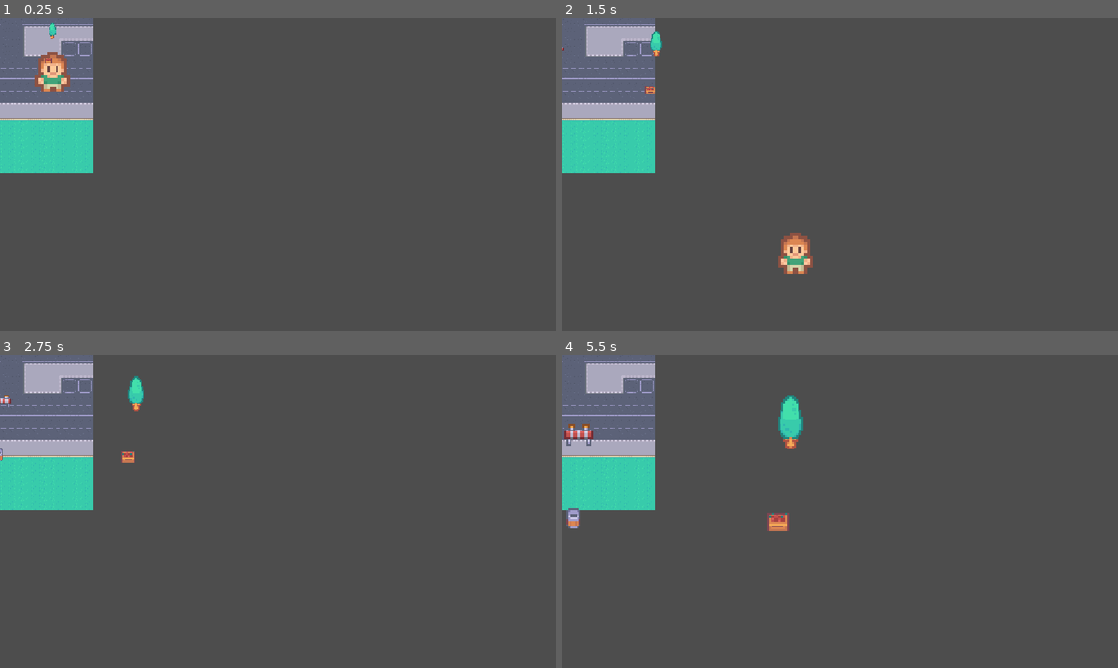
Above: before the commit, frames 1-4 (two rows, left to right).
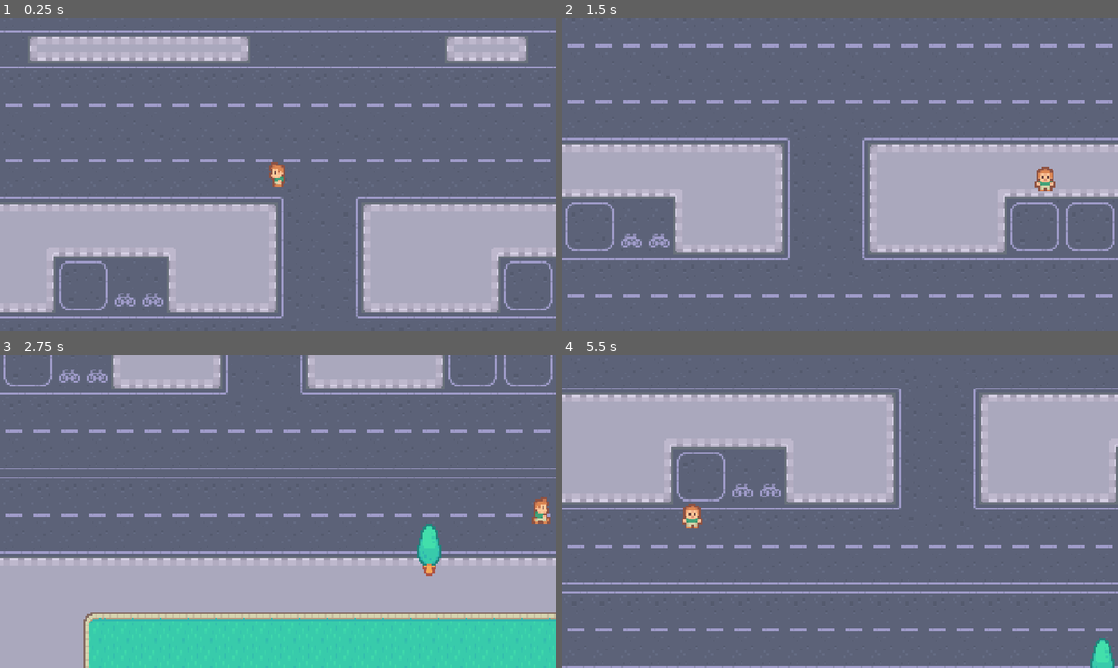
Above: after the commit, the same moments.

Repository: Zljtling/Study
Game: Godot game, scene res://scenes/game.tscn
Same seed, same stepped clock (60 frames per second), same inputs: the game is played once before the commit and once after it.
Inputs:
- Up to frame 1 (0.25 s): no input
- Up to frame 2 (1.5 s): hold Right (right, bound only after the commit) 0.53-1.28 s; tap Space (confirm, bound only after the commit) at 0.6, 1.35 s; hold Down (down, bound only after the commit) from 1.28 s (still down)
- Up to frame 3 (2.75 s): release Down (down, bound only after the commit) at 2.03 s; hold Right (right, bound only after the commit) from 2.03 s (still down); tap Space (confirm, bound only after the commit) at 2.1 s
- Up to frame 4 (5.5 s): release Right (right, bound only after the commit) at 2.78 s; hold Up (up, bound only after the commit) 2.78-3.53 s; tap Space (confirm, bound only after the commit) every 0.75 s from 2.85 to 5.1 s; hold Left (left, bound only after the commit) 3.53-5.03 s; hold Down (down, bound only after the commit) from 5.03 s (still down)

The runs differ from the first frame. In frame 1, 97% of the frame differs, in the area x 0-100%, y 0-100%; in frame 2, 97%; in frame 3, 97%; in frame 4, 98%.

Commit message:
Sync files 2026-10-29 20:19:22

Diff:
--- a/learningplan2026/Godot/01_Frogger/青蛙过河/project.godot
+++ b/learningplan2026/Godot/01_Frogger/青蛙过河/project.godot
@@ -17,12 +17,47 @@
 
 [display]
 
+window/size/viewport_width=1280
+window/size/viewport_height=720
 window/stretch/mode="canvas_items"
 window/stretch/aspect="expand"
+
+[input]
+
+left={
+"deadzone": 0.2,
+"events": [Object(InputEventKey,"resource_local_to_scene":false,"resource_name":"","device":-1,"window_id":0,"alt_pressed":false,"shift_pressed":false,"ctrl_pressed":false,"meta_pressed":false,"pressed":false,"keycode":0,"physical_keycode":4194319,"key_label":0,"unicode":0,"location":0,"echo":false,"script":null)
+, Object(InputEventKey,"resource_local_to_scene":false,"resource_name":"","device":-1,"window_id":0,"alt_pressed":false,"shift_pressed":false,"ctrl_pressed":false,"meta_pressed":false,"pressed":false,"keycode":0,"physical_keycode":65,"key_label":0,"unicode":97,"location":0,"echo":false,"script":null)
+]
+}
+up={
+"deadzone": 0.2,
+"events": [Object(InputEventKey,"resource_local_to_scene":false,"resource_name":"","device":-1,"window_id":0,"alt_pressed":false,"shift_pressed":false,"ctrl_pressed":false,"meta_pressed":false,"pressed":false,"keycode":0,"physical_keycode":4194320,"key_label":0,"unicode":0,"location":0,"echo":false,"script":null)
+, Object(InputEventKey,"resource_local_to_scene":false,"resource_name":"","device":-1,"window_id":0,"alt_pressed":false,"shift_pressed":false,"ctrl_pressed":false,"meta_pressed":false,"pressed":false,"keycode":0,"physical_keycode":87,"key_label":0,"unicode":119,"location":0,"echo":false,"script":null)
+]
+}
+right={
+"deadzone": 0.2,
+"events": [Object(InputEventKey,"resource_local_to_scene":false,"resource_name":"","device":-1,"window_id":0,"alt_pressed":false,"shift_pressed":false,"ctrl_pressed":false,"meta_pressed":false,"pressed":false,"keycode":0,"physical_keycode":4194321,"key_label":0,"unicode":0,"location":0,"echo":false,"script":null)
+, Object(InputEventKey,"resource_local_to_scene":false,"resource_name":"","device":-1,"window_id":0,"alt_pressed":false,"shift_pressed":false,"ctrl_pressed":false,"meta_pressed":false,"pressed":false,"keycode":0,"physical_keycode":68,"key_label":0,"unicode":100,"location":0,"echo":false,"script":null)
+]
+}
+down={
+"deadzone": 0.2,
+"events": [Object(InputEventKey,"resource_local_to_scene":false,"resource_name":"","device":-1,"window_id":0,"alt_pressed":false,"shift_pressed":false,"ctrl_pressed":false,"meta_pressed":false,"pressed":false,"keycode":0,"physical_keycode":4194322,"key_label":0,"unicode":0,"location":0,"echo":false,"script":null)
+, Object(InputEventKey,"resource_local_to_scene":false,"resource_name":"","device":-1,"window_id":0,"alt_pressed":false,"shift_pressed":false,"ctrl_pressed":false,"meta_pressed":false,"pressed":false,"keycode":0,"physical_keycode":83,"key_label":0,"unicode":115,"location":0,"echo":false,"script":null)
+]
+}
+confirm={
+"deadzone": 0.2,
+"events": [Object(InputEventKey,"resource_local_to_scene":false,"resource_name":"","device":-1,"window_id":0,"alt_pressed":false,"shift_pressed":false,"ctrl_pressed":false,"meta_pressed":false,"pressed":false,"keycode":0,"physical_keycode":32,"key_label":0,"unicode":32,"location":0,"echo":false,"script":null)
+]
+}
 
 [physics]
 
 3d/physics_engine="Jolt Physics"
+common/physics_interpolation=true
 
 [rendering]
 
--- /dev/null
+++ b/learningplan2026/Godot/01_Frogger/青蛙过河/scenes/game.gd
@@ -0,0 +1,5 @@
+extends Node2D
+
+func _on_finish_area_2d_body_entered(body: Node2D) -> void:
+	print(body)
+	print('has entered')
--- a/learningplan2026/Godot/01_Frogger/青蛙过河/scenes/game.tscn
+++ b/learningplan2026/Godot/01_Frogger/青蛙过河/scenes/game.tscn
@@ -1,16 +1,74 @@
 [gd_scene format=3 uid="uid://d0ykp08emwktn"]
 
 [ext_resource type="Texture2D" uid="uid://co7nqia6qeh2i" path="res://graphics/map.png" id="1_80nbo"]
+[ext_resource type="Script" uid="uid://duu2ximpt3wju" path="res://scenes/game.gd" id="1_lbhrr"]
 [ext_resource type="PackedScene" uid="uid://dxbsc6u1fdd63" path="res://scenes/player.tscn" id="2_yqjtg"]
-[ext_resource type="PackedScene" uid="uid://hxergd3cn1ut" path="res://scenes/objects.tscn" id="3_lnu2h"]
+[ext_resource type="PackedScene" uid="uid://hxergd3cn1ut" path="res://scenes/tree.tscn" id="3_lnu2h"]
+
+[sub_resource type="RectangleShape2D" id="RectangleShape2D_arb1p"]
+size = Vector2(14.000702, 688.00037)
+
+[sub_resource type="RectangleShape2D" id="RectangleShape2D_i7yh3"]
+size = Vector2(414, 12)
+
+[sub_resource type="GDScript" id="GDScript_iywne"]
+script/source = "extends Timer
+"
 
 [node name="Game" type="Node2D" unique_id=224323717]
+script = ExtResource("1_lbhrr")
+metadata/_edit_horizontal_guides_ = [547.0]
 
-[node name="Sprite2D" type="Sprite2D" parent="." unique_id=1462787982]
+[node name="BG" type="Sprite2D" parent="." unique_id=1462787982]
 texture = ExtResource("1_80nbo")
 
 [node name="Player" parent="." unique_id=1187387703 instance=ExtResource("2_yqjtg")]
-position = Vector2(34, 37)
 
-[node name="objects" parent="." unique_id=211957623 instance=ExtResource("3_lnu2h")]
-position = Vector2(-48, -22)
+[node name="Tree" parent="." unique_id=594842612 instance=ExtResource("3_lnu2h")]
+
+[node name="Borders" type="Node2D" parent="." unique_id=548941835]
+
+[node name="StaticBody2D" type="StaticBody2D" parent="Borders" unique_id=518044638]
+position = Vector2(3, 0)
+
+[node name="CollisionShape2D" type="CollisionShape2D" parent="Borders/StaticBody2D" unique_id=129714613]
+position = Vector2(-199, -4)
+rotation = -0.00017834455
+shape = SubResource("RectangleShape2D_arb1p")
+
+[node name="StaticBody2D2" type="StaticBody2D" parent="Borders" unique_id=1236685270]
+position = Vector2(395, 0)
+
+[node name="CollisionShape2D" type="CollisionShape2D" parent="Borders/StaticBody2D2" unique_id=680191843]
+position = Vector2(-199, -4)
+rotation = -0.00017834455
+shape = SubResource("RectangleShape2D_arb1p")
+
+[node name="StaticBody2D3" type="StaticBody2D" parent="Borders" unique_id=14262372]
+position = Vector2(0, 3)
+
+[node name="CollisionShape2D" type="CollisionShape2D" parent="Borders/StaticBody2D3" unique_id=485274762]
+position = Vector2(0, -326)
+shape = SubResource("RectangleShape2D_i7yh3")
+
+[node name="StaticBody2D4" type="StaticBody2D" parent="Borders" unique_id=1138124313]
+position = Vector2(0, 646)
+
+[node name="CollisionShape2D" type="CollisionShape2D" parent="Borders/StaticBody2D4" unique_id=2139766454]
+position = Vector2(0, -326)
+shape = SubResource("RectangleShape2D_i7yh3")
+
+[node name="FinishArea2D" type="Area2D" parent="Borders" unique_id=1498771696]
+
+[node name="CollisionShape2D" type="CollisionPolygon2D" parent="Borders/FinishArea2D" unique_id=1340221978]
+position = Vector2(0, -273)
+polygon = PackedVector2Array(-188, -43, -189, 77, 186, 79, 187, -43)
+
+[node name="Timer" type="Node" parent="." unique_id=1554997785]
+
+[node name="CarTimer" type="Timer" parent="Timer" unique_id=5246889]
+wait_time = 4.0
+autostart = true
+script = SubResource("GDScript_iywne")
+
+[connection signal="body_entered" from="Borders/FinishArea2D" to="." method="_on_finish_area_2d_body_entered"]
--- a/learningplan2026/Godot/01_Frogger/青蛙过河/scenes/objects.gd
+++ /dev/null
@@ -1,6 +0,0 @@
-extends Node2D
-
-@export var growth_speed: float = 0.5
-
-func _process(delta: float) -> void:
-	scale += Vector2.ONE * growth_speed * delta
--- a/learningplan2026/Godot/01_Frogger/青蛙过河/scenes/objects.tscn
+++ /dev/null
@@ -1,26 +0,0 @@
-[gd_scene format=3 uid="uid://hxergd3cn1ut"]
-
-[ext_resource type="Texture2D" uid="uid://cs6po0or2gq83" path="res://graphics/objects/barrier.png" id="1_5uc8s"]
-[ext_resource type="Script" uid="uid://qgh230mbwac1" path="res://scenes/objects.gd" id="1_r5rt6"]
-[ext_resource type="Texture2D" uid="uid://di30ex3585vgt" path="res://graphics/objects/bin.png" id="2_r5rt6"]
-[ext_resource type="Texture2D" uid="uid://cawn1dx1f0dgx" path="res://graphics/objects/box1.png" id="3_56jhf"]
-[ext_resource type="Texture2D" uid="uid://1unpmsgdv63p" path="res://graphics/objects/tree1.png" id="4_ea0f1"]
-
-[node name="objects" type="Node2D" unique_id=211957623]
-script = ExtResource("1_r5rt6")
-
-[node name="barrier" type="Sprite2D" parent="." unique_id=1984778505]
-position = Vector2(22, 50)
-texture = ExtResource("1_5uc8s")
-
-[node name="bin" type="Sprite2D" parent="." unique_id=197338669]
-position = Vector2(19, 96)
-texture = ExtResource("2_r5rt6")
-
-[node name="box1" type="Sprite2D" parent="." unique_id=40461041]
-position = Vector2(132, 98)
-texture = ExtResource("3_56jhf")
-
-[node name="tree1" type="Sprite2D" parent="." unique_id=433775844]
-position = Vector2(139, 43)
-texture = ExtResource("4_ea0f1")
--- a/learningplan2026/Godot/01_Frogger/青蛙过河/scenes/player.gd
+++ b/learningplan2026/Godot/01_Frogger/青蛙过河/scenes/player.gd
@@ -1,7 +1,23 @@
-extends Node2D
+extends CharacterBody2D
 
 var direction: Vector2 = Vector2(1,1)
-var speed: int = 5
+var speed: int = 200
 
 func _physics_process(delta: float) -> void:
-	position += direction * speed
+	direction = Input.get_vector("left","right","up",'down')
+	velocity = direction * speed
+	animation()
+	move_and_slide()
+
+	if Input.is_action_just_pressed("confirm"):
+		print("something")
+
+func animation():
+	if direction:
+		$AnimatedSprite2D.flip_h = direction.x > 0
+		if direction.x != 0:
+			$AnimatedSprite2D.animation = 'left'
+		else:
+			$AnimatedSprite2D.animation = 'up' if direction.y < 0 else 'down'
+	else:
+		$AnimatedSprite2D.frame = 0
--- a/learningplan2026/Godot/01_Frogger/青蛙过河/scenes/player.tscn
+++ b/learningplan2026/Godot/01_Frogger/青蛙过河/scenes/player.tscn
@@ -1,11 +1,119 @@
 [gd_scene format=3 uid="uid://dxbsc6u1fdd63"]
 
 [ext_resource type="Script" uid="uid://c4umf0ne61csg" path="res://scenes/player.gd" id="1_g2els"]
-[ext_resource type="Texture2D" uid="uid://n4ky0cdhcgca" path="res://graphics/player/player_simple.png" id="1_uwrxv"]
+[ext_resource type="Texture2D" uid="uid://dmlowcsp3xjr5" path="res://graphics/player/player_tileset.png" id="2_g2els"]
 
-[node name="Player" type="Node2D" unique_id=1187387703]
+[sub_resource type="RectangleShape2D" id="RectangleShape2D_arb1p"]
+size = Vector2(12, 10)
+
+[sub_resource type="AtlasTexture" id="AtlasTexture_smehm"]
+atlas = ExtResource("2_g2els")
+region = Rect2(16, 0, 16, 16)
+
+[sub_resource type="AtlasTexture" id="AtlasTexture_ur7pv"]
+atlas = ExtResource("2_g2els")
+region = Rect2(16, 16, 16, 16)
+
+[sub_resource type="AtlasTexture" id="AtlasTexture_y4r1p"]
+atlas = ExtResource("2_g2els")
+region = Rect2(16, 32, 16, 16)
+
+[sub_resource type="AtlasTexture" id="AtlasTexture_qhqgy"]
+atlas = ExtResource("2_g2els")
+region = Rect2(0, 0, 16, 16)
+
+[sub_resource type="AtlasTexture" id="AtlasTexture_dqkch"]
+atlas = ExtResource("2_g2els")
+region = Rect2(0, 16, 16, 16)
+
+[sub_resource type="AtlasTexture" id="AtlasTexture_qlg0r"]
+atlas = ExtResource("2_g2els")
+region = Rect2(0, 32, 16, 16)
+
+[sub_resource type="AtlasTexture" id="AtlasTexture_g2els"]
+atlas = ExtResource("2_g2els")
+region = Rect2(32, 0, 16, 16)
+
+[sub_resource type="AtlasTexture" id="AtlasTexture_tuyoq"]
+atlas = ExtResource("2_g2els")
+region = Rect2(32, 16, 16, 16)
+
+[sub_resource type="AtlasTexture" id="AtlasTexture_fjrip"]
+atlas = ExtResource("2_g2els")
+region = Rect2(32, 32, 16, 16)
+
+[sub_resource type="SpriteFrames" id="SpriteFrames_3vyb7"]
+animations = [{
+"frames": [{
+"duration": 1.0,
+"texture": SubResource("AtlasTexture_smehm")
+}, {
+"duration": 1.0,
+"texture": SubResource("AtlasTexture_ur7pv")
+}, {
+"duration": 1.0,
+"texture": SubResource("AtlasTexture_smehm")
+}, {
+"duration": 1.0,
+"texture": SubResource("AtlasTexture_y4r1p")
+}],
+"loop": 1,
+"name": &"down",
+"speed": 5.0
+}, {
+"frames": [{
+"duration": 1.0,
+"texture": SubResource("AtlasTexture_qhqgy")
+}, {
+"duration": 1.0,
+"texture": SubResource("AtlasTexture_dqkch")
+}, {
+"duration": 1.0,
+"texture": SubResource("AtlasTexture_qhqgy")
+}, {
+"duration": 1.0,
+"texture": SubResource("AtlasTexture_qlg0r")
+}],
+"loop": 1,
+"name": &"left",
+"speed": 5.0
+}, {
+"frames": [{
+"duration": 1.0,
+"texture": SubResource("AtlasTexture_g2els")
+}, {
+"duration": 1.0,
+"texture": SubResource("AtlasTexture_tuyoq")
+}, {
+"duration": 1.0,
+"texture": SubResource("AtlasTexture_g2els")
+}, {
+"duration": 1.0,
+"texture": SubResource("AtlasTexture_fjrip")
+}],
+"loop": 1,
+"name": &"up",
+"speed": 5.0
+}]
+
+[node name="Player" type="CharacterBody2D" unique_id=1701965615]
 script = ExtResource("1_g2els")
 
-[node name="Sprite2D" type="Sprite2D" parent="." unique_id=854751499]
-scale = Vector2(6, 6)
-texture = ExtResource("1_uwrxv")
+[node name="Camera2D" type="Camera2D" parent="." unique_id=1021884865]
+zoom = Vector2(4, 4)
+limit_left = -192
+limit_top = -320
+limit_right = 192
+limit_bottom = 320
+position_smoothing_enabled = true
+position_smoothing_speed = 20.0
+
+[node name="CollisionShape2D" type="CollisionShape2D" parent="." unique_id=2057313231]
+shape = SubResource("RectangleShape2D_arb1p")
+
+[node name="AnimatedSprite2D" type="AnimatedSprite2D" parent="." unique_id=1418357316]
+sprite_frames = SubResource("SpriteFrames_3vyb7")
+animation = &"up"
+autoplay = "left"
+frame = 2
+frame_progress = 0.49764195
--- /dev/null
+++ b/learningplan2026/Godot/01_Frogger/青蛙过河/scenes/tree.tscn
@@ -0,0 +1,21 @@
+[gd_scene format=3 uid="uid://hxergd3cn1ut"]
+
+[ext_resource type="Texture2D" uid="uid://1unpmsgdv63p" path="res://graphics/objects/tree1.png" id="4_ea0f1"]
+
+[sub_resource type="GDScript" id="GDScript_4x8yl"]
+script/source = "extends StaticBody2D
+"
+
+[sub_resource type="RectangleShape2D" id="RectangleShape2D_arb1p"]
+size = Vector2(10, 14)
+
+[node name="Tree" type="StaticBody2D" unique_id=594842612]
+position = Vector2(119, 172)
+script = SubResource("GDScript_4x8yl")
+
+[node name="tree1" type="Sprite2D" parent="." unique_id=433775844]
+texture = ExtResource("4_ea0f1")
+
+[node name="CollisionShape2D" type="CollisionShape2D" parent="." unique_id=1932956452]
+position = Vector2(0, 7)
+shape = SubResource("RectangleShape2D_arb1p")
Not shown, added: learningplan2026/Godot/01_Frogger/青蛙过河/scenes/game.gd.uid
Not shown, removed: learningplan2026/Godot/01_Frogger/青蛙过河/scenes/objects.gd.uid
Not shown, removed: learningplan2026/仓库同步说明.md
